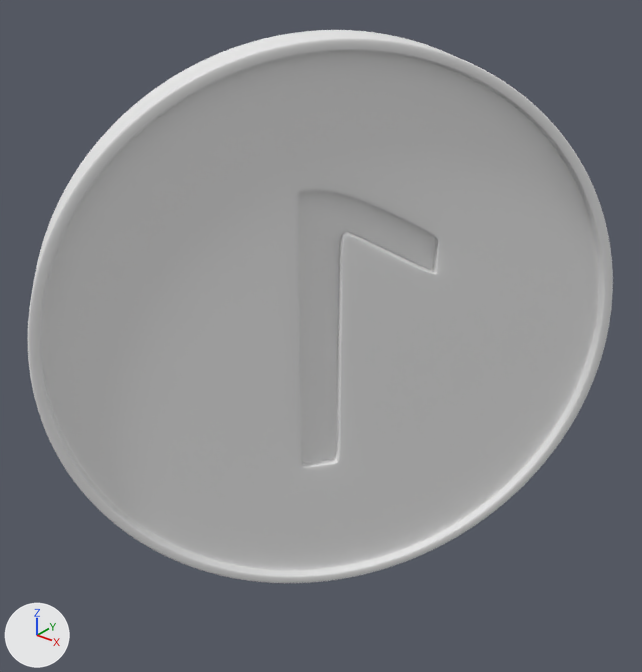
Two versions of the FBX model Koin/Coin.fbx, one commit apart.
Both versions are drawn from a 50 mm camera at (0.298, -0.383, 0.138) aimed at (-0.005, -0.004, -0.097). Lighting does not change. The marker at lower left points along +X, +Y and +Z. Both versions are drawn at frame 47 of the action 'CoinAnimation'; the numbers are the values there.

Before the edit, the objects in view are built like this:
```python
me_coin = bpy.data.meshes.new('Coin')
me_coin.from_pydata(...)  # 36770 vertices, 36768 faces; spans x -17.5..17.5, y -18.5..16.5, z -2.6..2.6
me_coin.materials.append(mat_koinmaterial)  # white #e7e7e7
ob_coin = bpy.data.objects.new('Coin', me_coin)
ob_coin.location = (0.0, 0.0, -0.0875)
ob_coin.rotation_euler = (1.571, 0.0, -2.298)  # degrees (90, 0, -132)
ob_coin.scale = (0.01, 0.01, 0.01)
```
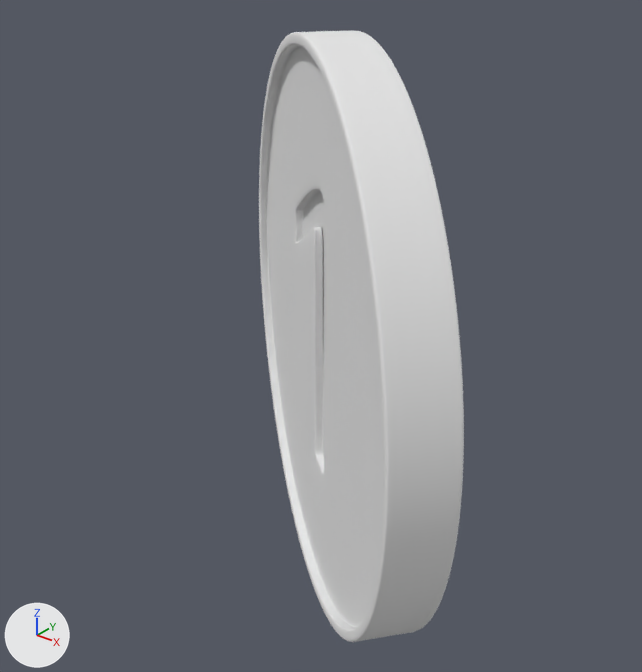
Location of each change, [x1, y1, x2, y2] in pixels of the pictures (642 x 672 px):
'Coin', moved, turned: before [28, 30, 613, 583]; after [259, 30, 464, 642]

What changed in the scene script:
```text
Change me_coin:
    where me_coin.from_pydata(...)  # 36770 vertices, 36768 faces; spans x -17.5..17.5, y -18.5..16.5, z -2.6..2.6
    used by ob_coin; location = (0.0, 0.0, -0.0875); rotation_euler = (1.571, 0.0, -2.298), in degrees (90, 0, -132); scale = (0.01, 0.01, 0.01)
    me_coin part 1: the whole mesh is turned 177.2 degrees about the y axis through its middle, then moved by (0.0, 1.0, 0.0)
Change ob_coin:
    ob_coin.location: (0.0, 0.0, -0.0875) -> (0.0, 0.0, -0.0975)
    ob_coin.rotation_euler: (1.571, 0.0, -2.298) -> (1.571, 0.0, 2.463)  # degrees (90, 0, -132) -> degrees (90, 0, 141)
```
